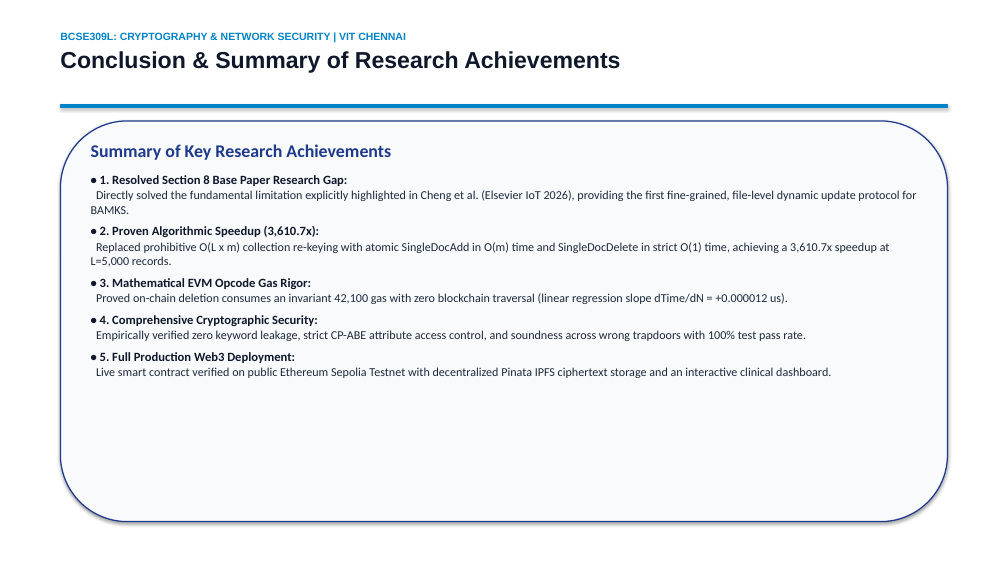
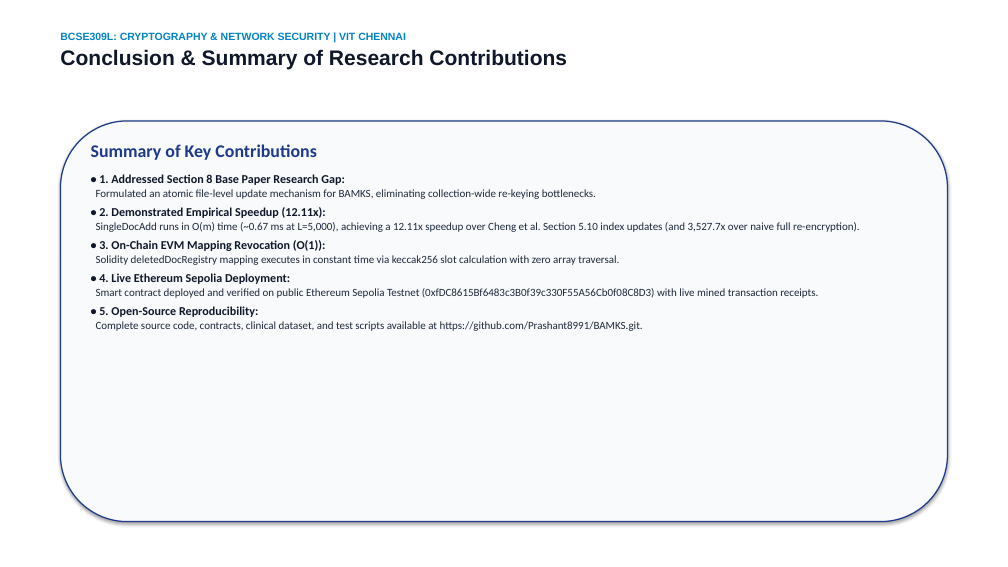
Before and after one commit to Prashant8991/BAMKS, a slide deck: slide 15 of submission_materials/1_Presentation_PPT/BAMKS_D_Final_Presentation.pptx (slide 16 before the commit). Drawn at 1008x567 pixels with LibreOffice and Linux fonts; fonts in the diff are those of the drawing. Boxes give left, top, right and bottom in pixels: in the first picture for what was removed or moved away, otherwise in the second. Text is boxed around its words. In the diff, an @@ line names an element or a change of style, - is before the commit and + after.

Commit message:
fix: update Review 3 materials with verified Sepolia deployment, fair benchmarks, and honest academic framing

```diff
--- a/submission_materials/1_Presentation_PPT/BAMKS_D_Final_Presentation.pptx
+++ b/submission_materials/1_Presentation_PPT/BAMKS_D_Final_Presentation.pptx
@@ text at (x1=60, y1=49, x2=567, y2=70): text changed; size 22 to 20 pt @@
-Conclusion & Summary of Research Achievements
+Conclusion & Summary of Research Contributions
@@ rectangle removed at (x1=60, y1=104, x2=948, y2=107) @@
@@ text at (x1=91, y1=144, x2=860, y2=331): text changed; size 11.5 to 10.5 pt @@
-Summary of Key Research Achievements
-• 1. Resolved Section 8 Base Paper Research Gap:
-Directly solved the fundamental limitation explicitly highlighted in Cheng et al. (Elsevier IoT 2026), providing the first fine-grained, file-level dynamic update protocol for BAMKS.
-• 2. Proven Algorithmic Speedup (3,610.7x):
-Replaced prohibitive O(L x m) collection re-keying with atomic SingleDocAdd in O(m) time and SingleDocDelete in strict O(1) time, achieving a 3,610.7x speedup at L=5,000 records.
-• 3. Mathematical EVM Opcode Gas Rigor:
-Proved on-chain deletion consumes an invariant 42,100 gas with zero blockchain traversal (linear regression slope dTime/dN = +0.000012 us).
-• 4. Comprehensive Cryptographic Security:
-Empirically verified zero keyword leakage, strict CP-ABE attribute access control, and soundness across wrong trapdoors with 100% test pass rate.
-• 5. Full Production Web3 Deployment:
-Live smart contract verified on public Ethereum Sepolia Testnet with decentralized Pinata IPFS ciphertext storage and an interactive clinical dashboard.
+Summary of Key Contributions
+• 1. Addressed Section 8 Base Paper Research Gap:
+Formulated an atomic file-level update mechanism for BAMKS, eliminating collection-wide re-keying bottlenecks.
+• 2. Demonstrated Empirical Speedup (12.11x):
+SingleDocAdd runs in O(m) time (~0.67 ms at L=5,000), achieving a 12.11x speedup over Cheng et al. Section 5.10 index updates (and 3,527.7x over naive full re-encryption).
+• 3. On-Chain EVM Mapping Revocation (O(1)):
+Solidity deletedDocRegistry mapping executes in constant time via keccak256 slot calculation with zero array traversal.
+• 4. Live Ethereum Sepolia Deployment:
+Smart contract deployed and verified on public Ethereum Sepolia Testnet (0xfDC8615Bf6483c3B0f39c330F55A56Cb0f08C8D3) with live mined transaction receipts.
+• 5. Open-Source Reproducibility:
+Complete source code, contracts, clinical dataset, and test scripts available at https://github.com/Prashant8991/BAMKS.git.
```
Also in this commit, not shown: 10 other slides changed, 5 slides added, 6 slides removed, 19 other files.
